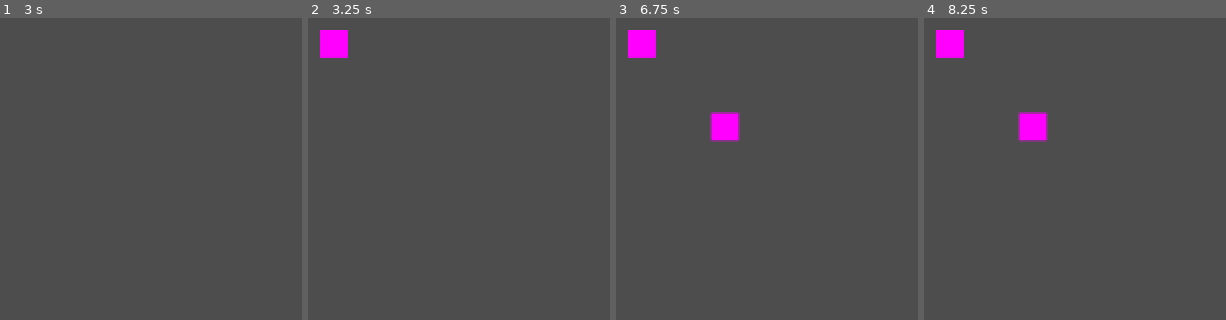
Above: before the commit, frames 1-4 (left to right).
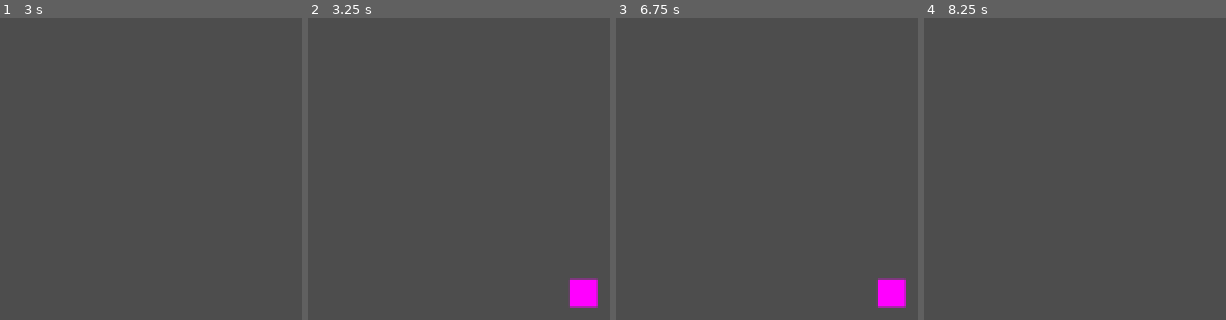
Above: after the commit, the same moments.

Repository: Kaos-Indies/Kaos-Project-1
Game: Godot game, scene res://Generators/ClickableNode/clickable_node_generator.tscn
The game is run twice, just before and just after one commit, with the same random seed, the same clock (stepped at 60 frames per second) and the same inputs. This scene is started directly instead of the project's main scene.
Inputs (mouse positions are in pixels of both pictures, inside the frame that each line leads up to):
- Up to frame 1 (3 s): tap Enter at 0.5, 2 s; move the mouse to (outside the picture) at 0.52 s; click (outside the picture) at 0.67 s; tap Space at 1.25, 2.75 s; move the mouse to (outside the picture) at 1.27 s; click (outside the picture) at 1.42 s; move the mouse to (outside the picture) at 2.02 s; click (outside the picture) at 2.17 s; move the mouse to (outside the picture) at 2.77 s; click (outside the picture) at 2.92 s
- Up to frame 2 (3.25 s): no input
- Up to frame 3 (6.75 s): tap Enter at 3.5 s; move the mouse to (643, 45) at 3.52 s; click (643, 45) at 3.67 s; tap Space at 4.25 s; move the mouse to (outside the picture) at 4.27 s; click (outside the picture) at 4.42 s; move the mouse to (outside the picture) at 5.02 s; click (outside the picture) at 5.17 s; move the mouse to (outside the picture) at 5.77 s; click (outside the picture) at 5.92 s; move the mouse to (outside the picture) at 6.52 s; click (outside the picture) at 6.67 s
- Up to frame 4 (8.25 s): move the mouse to (1032, 126) at 7.27 s; click (1032, 126) at 7.42 s; move the mouse to (outside the picture) at 8.02 s; click (outside the picture) at 8.17 s

Frame 1 is identical in both runs. In frame 2, 1.8% of the frame differs, in the area x 3-97%, y 3-97%; in frame 3, 2.8%; in frame 4, 1.8%.

Commit message:
Refactor node management
Changed Nodes from LinkedList to Array
Added Vector Array for creation

Diff:
--- a/Components/ClickableNode/clickable_node.gd
+++ b/Components/ClickableNode/clickable_node.gd
@@ -8,15 +8,26 @@
 # Local Variables
 var is_mouse_in = false
 var clickable = false
+var node_index:int
 
 # Signals
-signal trigger_next(next_node:Area2D)
+signal clicked(index:int)
 signal final_node()
-signal click_timed_out(node:Area2D)
+signal click_timed_out(index:int)
 
 # Local Functions
 func activate():
+	print("Node ",self.node_index," activated")
 	start_timer.start()
+
+func deactivate():
+	print("Node ",self.node_index," deactivated")
+	clickable = false
+	visible = false
+
+func define(location:Vector2, index:int):
+	self.position = location
+	self.node_index = index
 
 func set_clickable():
 	clickable = true
@@ -26,13 +37,10 @@
 	self.position = location
 
 func on_click():
+	print("Node ",self.node_index," clicked")
 	self.time_to_click.stop()
-
-	if next_node == null:
-		final_node.emit()
-		return
-
-	trigger_next.emit(next_node)
+	self.clickable = false
+	clicked.emit(node_index)
 
 # Override Functions
 func _input(event):
@@ -61,4 +69,4 @@
 
 func _on_time_to_click_timeout():
 	self.time_to_click.stop()
-	click_timed_out.emit(self)
+	click_timed_out.emit(node_index)
--- a/Generators/ClickableNode/clickable_node_generator.gd
+++ b/Generators/ClickableNode/clickable_node_generator.gd
@@ -3,44 +3,44 @@
 # OnReady Variables
 
 # Local Variables
-@export var num_of_nodes = 3
+var node_vectors := [Vector2(200,200), Vector2(600,200), Vector2(400,500), Vector2(300, 500)]
+var nodes: Array[Area2D]
 
 const clickable_node_scene = preload("res://Components/ClickableNode/clickable_node.tscn")
-
-var first_node:Area2D = null
 
 # Signals
 
 
 # Local Functions
+func set_vectors(vectors:Array[Vector2]):
+	self.node_vectors = vectors
 
 # Override Functions
 func _ready():
-	var node
-	for i in num_of_nodes:
-		var new_node = clickable_node_scene.instantiate()
-		add_child(new_node)
-		new_node.connect("trigger_next", _on_node_trigger_next)
-		new_node.connect("final_node", _on_node_final_node)
-		new_node.connect("click_timed_out", _on_node_click_timed_out)
-		# TODO: Fix positions
-		new_node.set_position(Vector2((i*60)+20, (i*60)+20))
-		if i == 0:
-			self.first_node = new_node
-			node = new_node
-			continue
-		node.next_node = new_node
-		node = new_node
+	for i in node_vectors.size():
+		var node = clickable_node_scene.instantiate()
+		nodes.insert(i, node)
+		add_child(node)
+		node.connect("clicked", _on_node_clicked)
+		node.connect("final_node", _on_node_final_node)
+		node.connect("click_timed_out", _on_node_click_timed_out)
+		node.define(node_vectors[i], i)
 
-	first_node.activate()
+	nodes[0].activate()
 
 # Signal Callbacks
-func _on_node_trigger_next(next_node:Area2D):
-	next_node.activate()
+func _on_node_clicked(index:int):
+	if (index == nodes.size()-1):
+		print("win state")
+		return
+	nodes[index+1].activate()
 
 func _on_node_final_node():
 	print("Win state")
 
-func _on_node_click_timed_out(node:Area2D):
-	print("Fail state")
-	print(node)
+func _on_node_click_timed_out(index:int):
+	nodes[index].deactivate()
+	if (index == 0):
+		print("Fail state")
+		return
+	nodes[index-1].activate()
